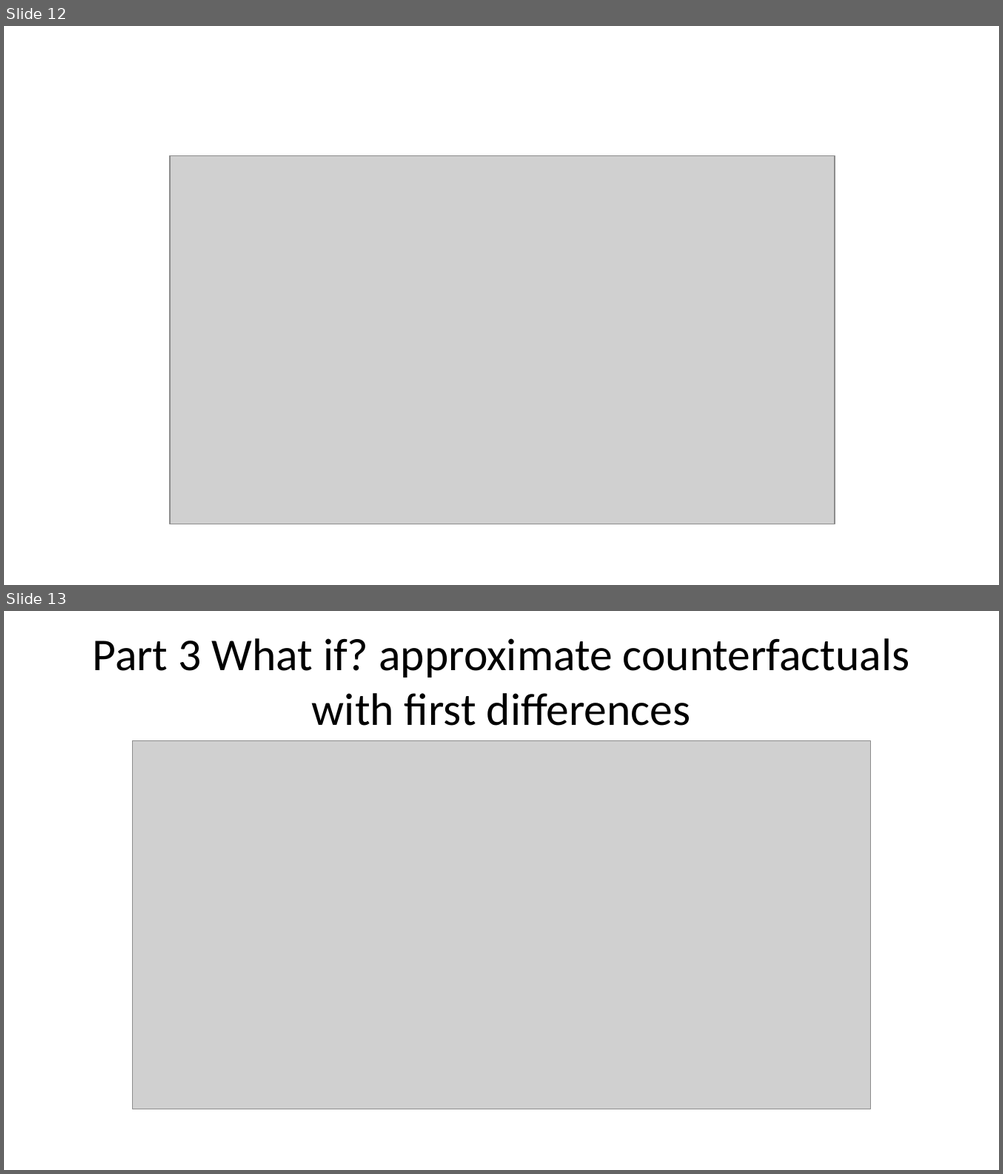
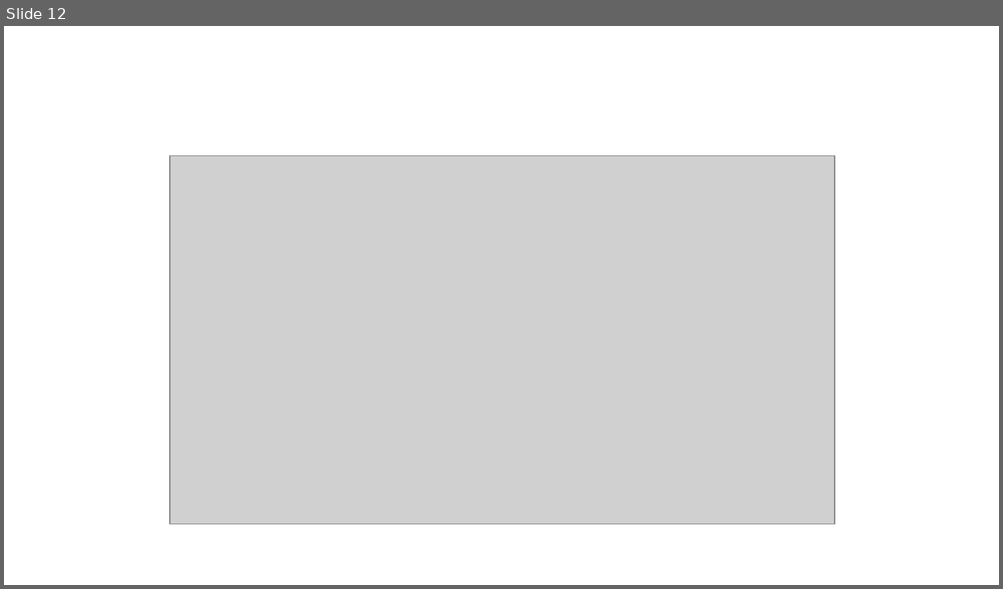
Before and after one commit to Sviatkd/DatafestivalWork, a slide deck: presentation.pptx. Shown one above the other, each under a label of ours: slides 12 and 13 before the commit, slide 12 after it. The pictures are 1003x1174 and 1003x589 pixels, drawn with LibreOffice and Linux fonts; fonts in the diff are those of the drawing; grey boxes stand for pictures. Boxes give left, top, right and bottom in pixels: in the first picture for what was removed or moved away, otherwise in the second. Text is boxed around its words. In the diff, an @@ line names an element or a change of style, - is before the commit and + after.

```diff
--- a/presentation.pptx
+++ b/presentation.pptx
@@ slide 13 removed at (x1=4, y1=611, x2=999, y2=1170), background #FFFFFF @@
@@ title removed at (x1=93, y1=638, x2=910, y2=726) @@
-Part 3 What if? approximate counterfactuals with first differences
@@ picture removed at (x1=132, y1=741, x2=871, y2=1111) @@
```
Also in this commit, not shown: 3 slides added, 1 other file.
